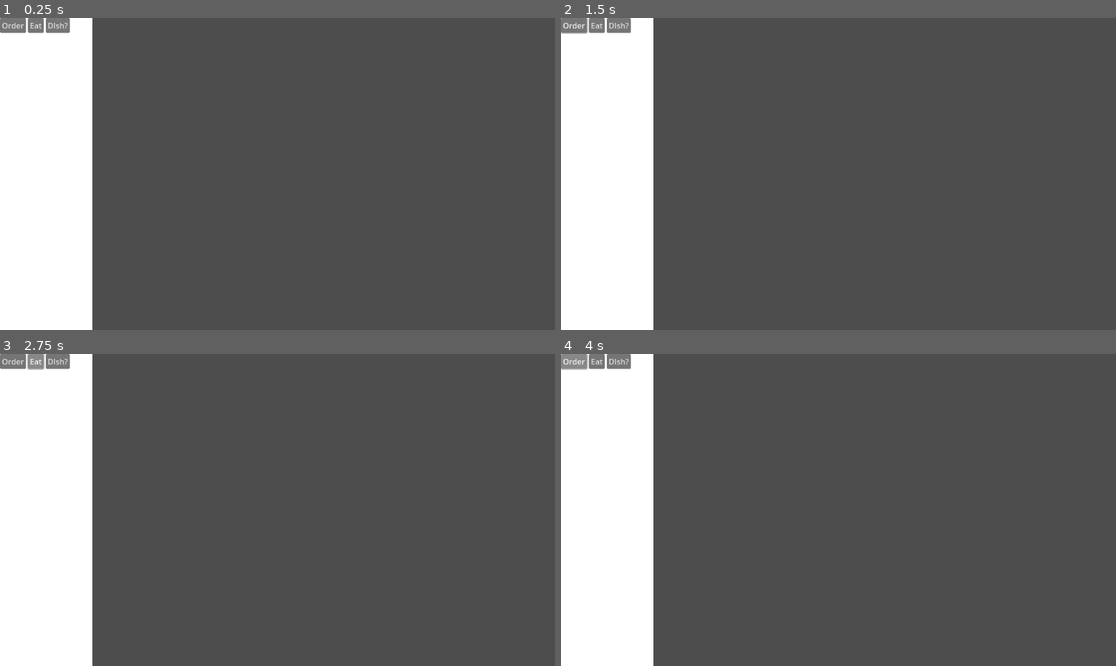
Above: before the commit, frames 1-4 (two rows, left to right).
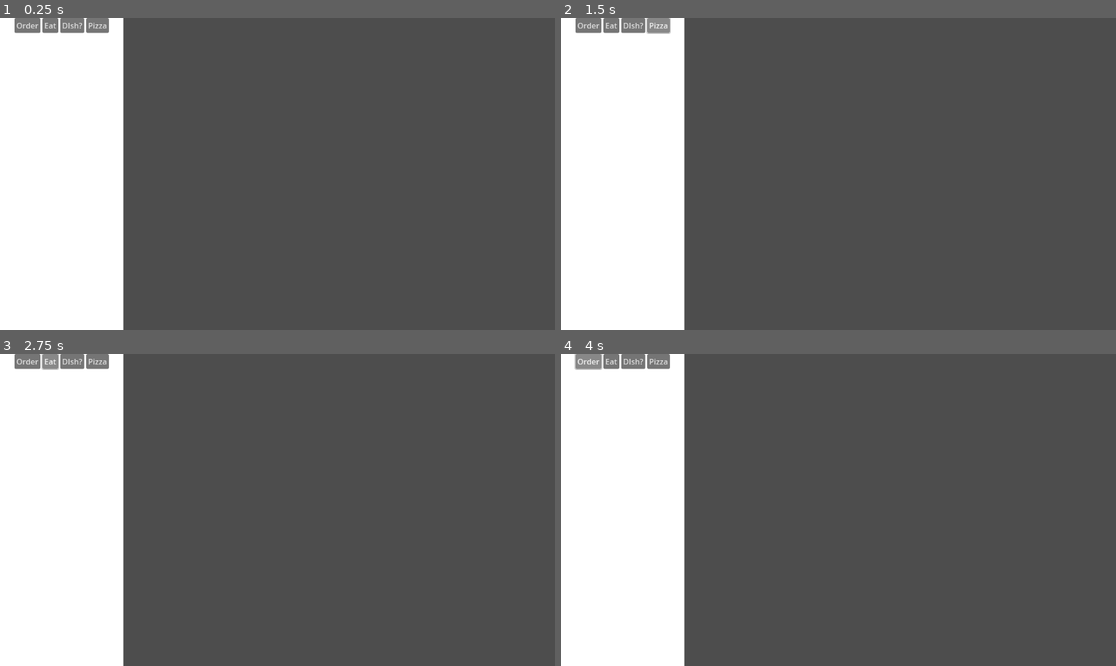
Above: after the commit, the same moments.

Repository: Just-a-Bee/Papas-Pizza-Eater
Game: Godot game, scene res://side_bar.tscn
Two runs of this game, one before a commit and one after it. Both use one fixed random seed, a clock stepped at 60 frames per second and the inputs below. The project has no main scene, so this scene is started directly.
Inputs (mouse positions are in pixels of both pictures, inside the frame that each line leads up to):
- Up to frame 1 (0.25 s): no input
- Up to frame 2 (1.5 s): click "Order" at 0.5 s; click (660, 24) at 1.25 s, where only the run after the commit has a clickable "Pizza"
- Up to frame 3 (2.75 s): click "Eat" at 2 s
- Up to frame 4 (4 s): click "DIsh?" at 2.75 s; click "Order" at 3.5 s

The runs differ from the first frame. In frame 1, 6.1% of the frame differs, in the area x 0-23%, y 0-100%; in frame 2, 6.1%; in frame 3, 6.1%; in frame 4, 6.1%.

Commit message:
Added additional pizzeria button to side menu, centered buttons

Diff:
--- a/side_bar.tscn
+++ b/side_bar.tscn
@@ -9,15 +9,16 @@
 grow_vertical = 2
 
 [node name="Polygon2D" type="Polygon2D" parent="."]
-polygon = PackedVector2Array(-1, 0, 192, 0, 192, 648, 0, 648)
+polygon = PackedVector2Array(-1, 0, 256, 0, 256, 648, 0, 648)
 
 [node name="VBoxContainer" type="VBoxContainer" parent="."]
 layout_mode = 0
-offset_right = 40.0
+offset_right = 256.0
 offset_bottom = 40.0
 
 [node name="HBoxContainer" type="HBoxContainer" parent="VBoxContainer"]
 layout_mode = 2
+alignment = 1
 
 [node name="Button" type="Button" parent="VBoxContainer/HBoxContainer"]
 layout_mode = 2
@@ -30,3 +31,7 @@
 [node name="Button3" type="Button" parent="VBoxContainer/HBoxContainer"]
 layout_mode = 2
 text = "DIsh?"
+
+[node name="Button4" type="Button" parent="VBoxContainer/HBoxContainer"]
+layout_mode = 2
+text = "Pizza"
Not shown: 1 places in side_bar.tscn that only renumber resources
